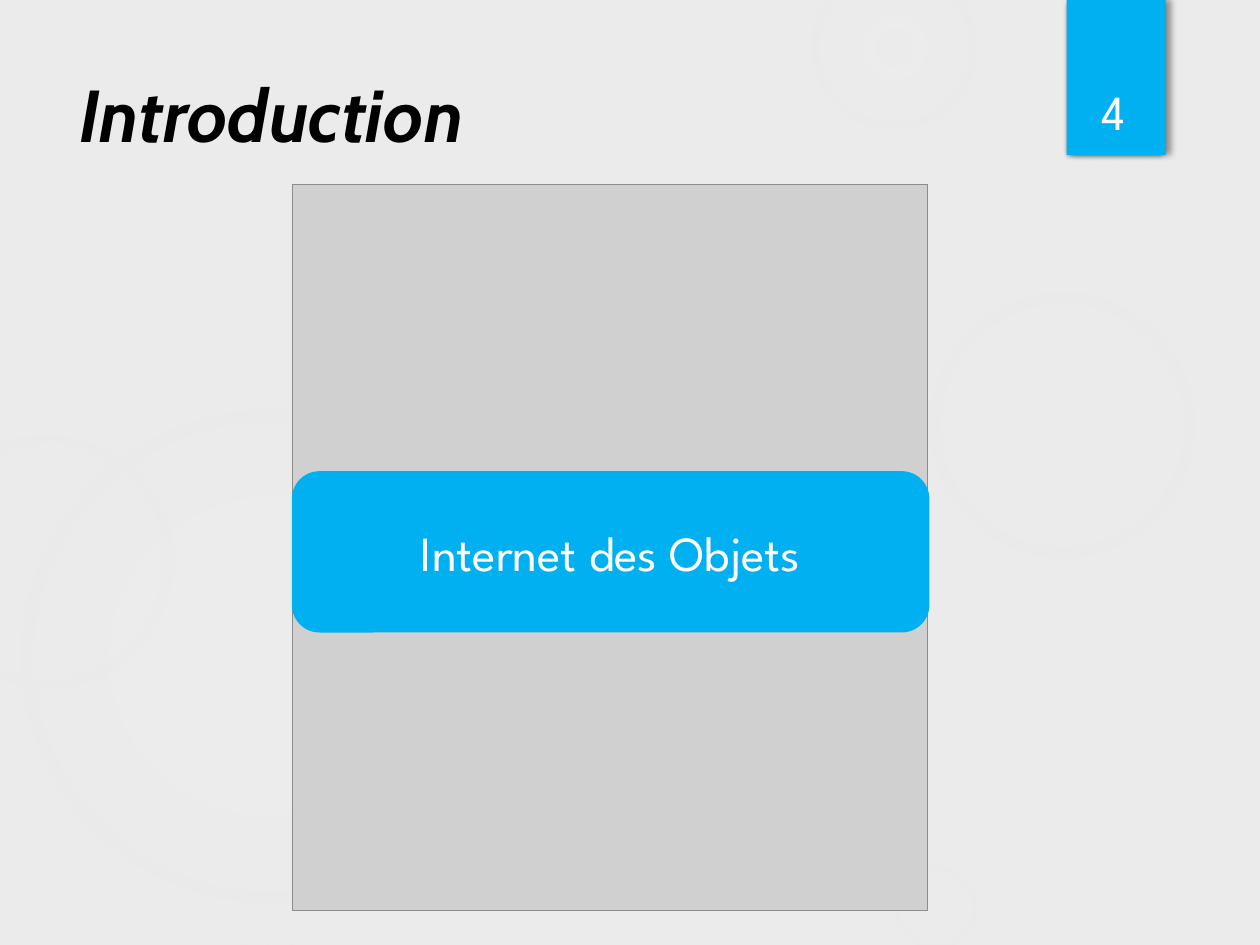
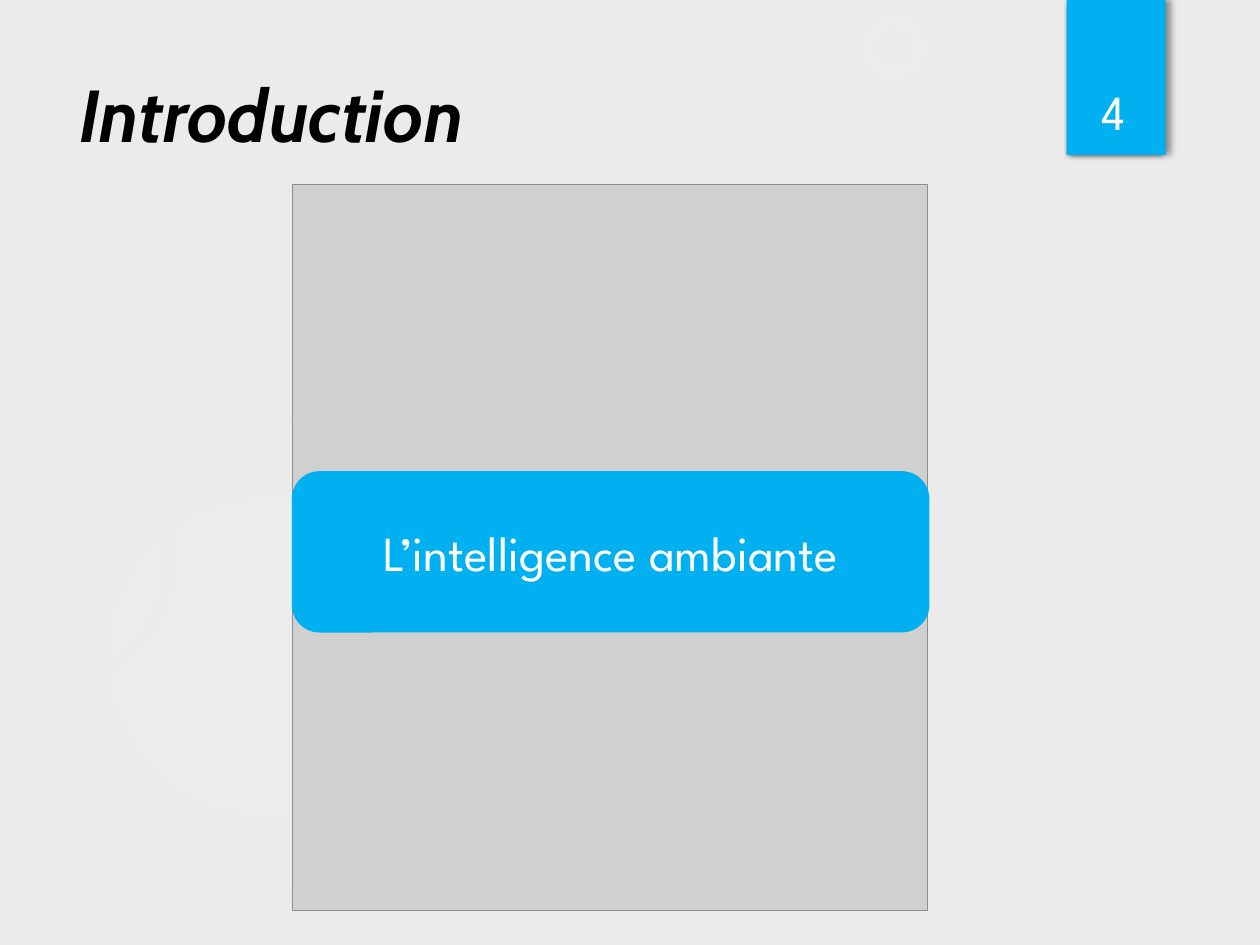
Before and after one commit to HAYKEL88/MASTER2_PFE, a slide deck: slide 4 of Docs/FinalPresentationPFE.pptx. Drawn at 1260x945 pixels with LibreOffice and Linux fonts; fonts in the diff are those of the drawing; grey boxes stand for pictures. Boxes give left, top, right and bottom in pixels: in the first picture for what was removed or moved away, otherwise in the second. Text is boxed around its words. In the diff, an @@ line names an element or a change of style, - is before the commit and + after.

```diff
--- a/Docs/FinalPresentationPFE.pptx
+++ b/Docs/FinalPresentationPFE.pptx
@@ text in rounded rectangle at <box>383,537,838,582</box>: text changed @@
-Internet des Objets
+L’intelligence ambiante
```
Also in this commit, not shown: 8 other slides changed, 4 slides added, 7 other files.
